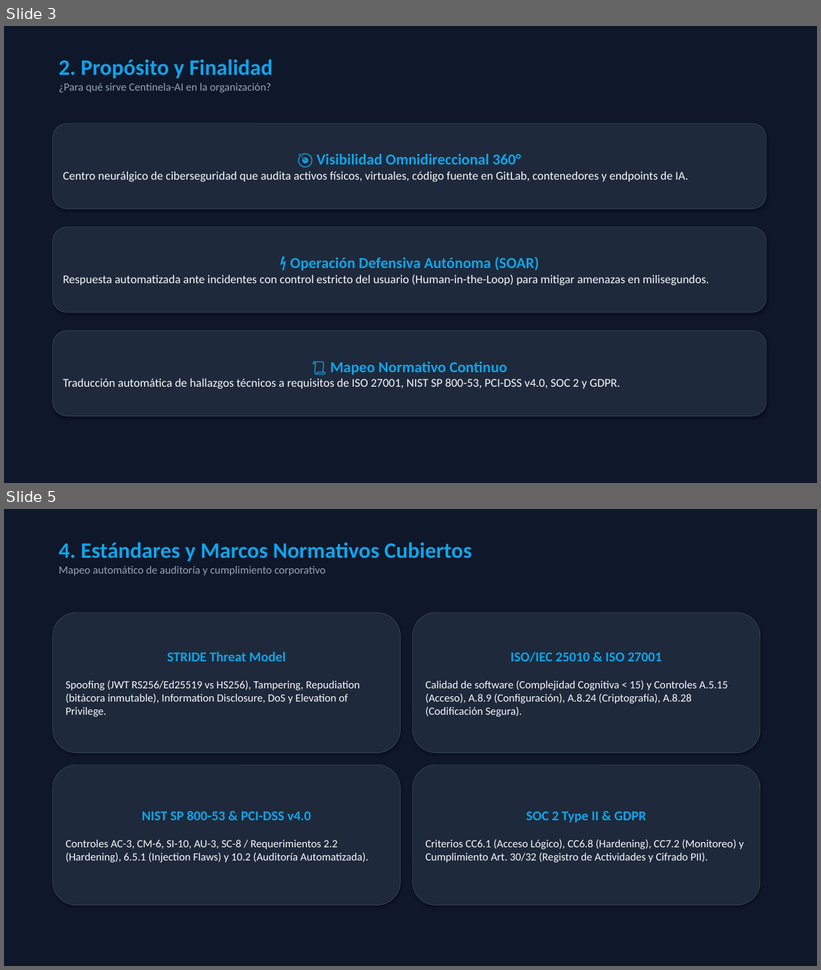
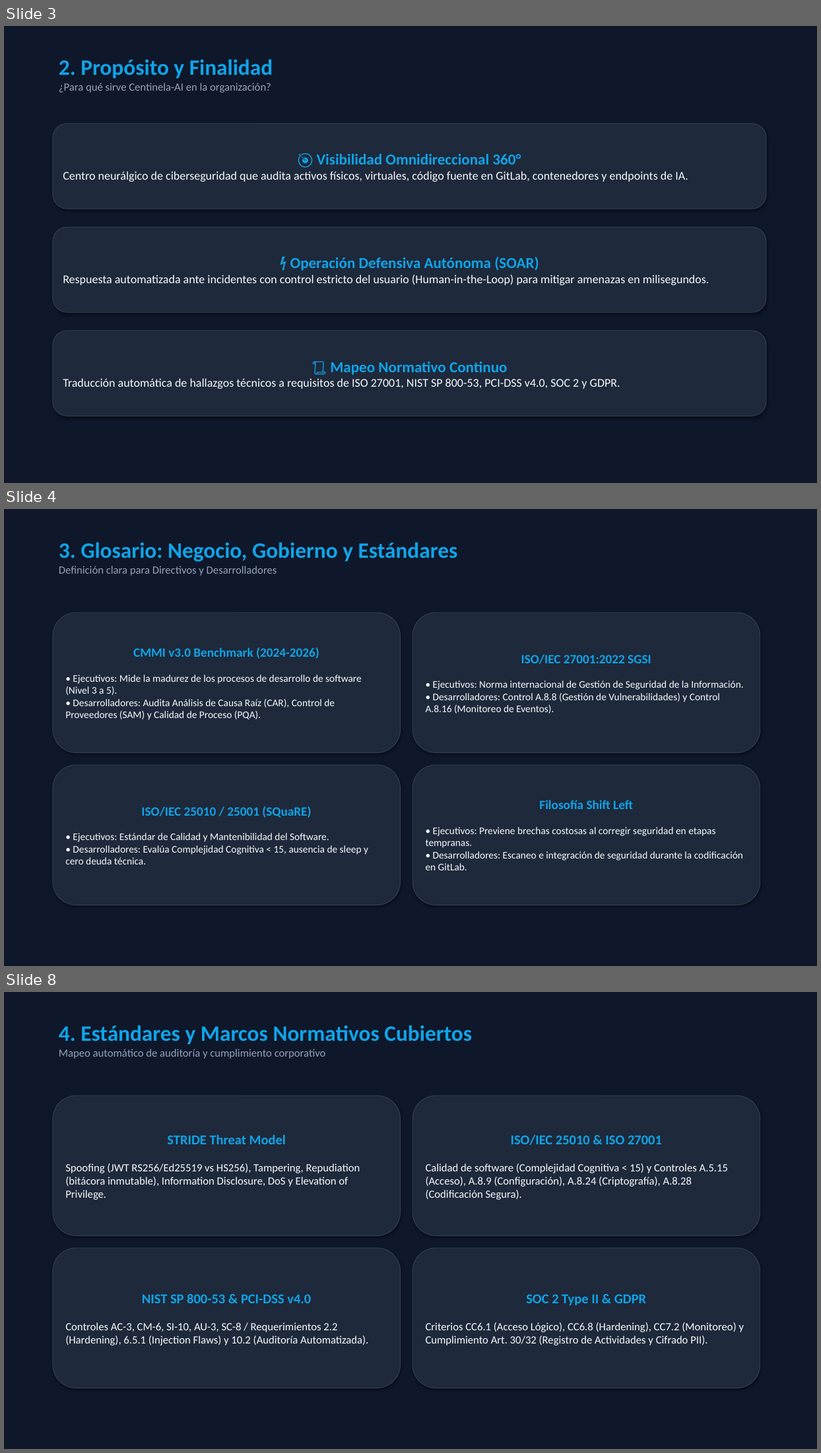
Before and after one commit to imarthe75/centinela-ai, a slide deck: Presentacion_Centinela_AI.pptx. Shown one above the other, each under a label of ours: slides 3 and 5 before the commit, slides 3, 4 and 8 after it; the slides between them are not shown. The pictures are 821x970 and 821x1453 pixels, drawn with LibreOffice and Linux fonts; fonts in the diff are those of the drawing. Boxes give left, top, right and bottom in pixels: in the first picture for what was removed or moved away, otherwise in the second. Text is boxed around its words. In the diff, an @@ line names an element or a change of style, - is before the commit and + after.

```diff
--- a/Presentacion_Centinela_AI.pptx
+++ b/Presentacion_Centinela_AI.pptx
@@ slide 4 added at (x1=4, y1=509, x2=817, y2=966), background #FFFFFF @@
@@ rectangle added at (x1=4, y1=509, x2=817, y2=966), fill #0F172A, outline #0F172A 0.75 pt @@
@@ text added at (x1=59, y1=542, x2=458, y2=576), 13 pt, text #94A3B8 @@
+3. Glosario: Negocio, Gobierno y Estándares
+Definición clara para Directivos y Desarrolladores
@@ rounded rectangle added at (x1=53, y1=613, x2=401, y2=753), fill #1E293B, outline #334155 0.75 pt, 12 pt, text #F8FAFC @@
+CMMI v3.0 Benchmark (2024-2026)
+• Ejecutivos: Mide la madurez de los procesos de desarrollo de software (Nivel 3 a 5).
+• Desarrolladores: Audita Análisis de Causa Raíz (CAR), Control de Proveedores (SAM) y Calidad de Proceso (PQA).
@@ rounded rectangle added at (x1=413, y1=613, x2=760, y2=753), fill #1E293B, outline #334155 0.75 pt, 12 pt, text #F8FAFC @@
+ISO/IEC 27001:2022 SGSI
+• Ejecutivos: Norma internacional de Gestión de Seguridad de la Información.
+• Desarrolladores: Control A.8.8 (Gestión de Vulnerabilidades) y Control A.8.16 (Monitoreo de Eventos).
@@ rounded rectangle added at (x1=53, y1=765, x2=401, y2=906), fill #1E293B, outline #334155 0.75 pt, 12 pt, text #F8FAFC @@
+ISO/IEC 25010 / 25001 (SQuaRE)
+• Ejecutivos: Estándar de Calidad y Mantenibilidad del Software.
+• Desarrolladores: Evalúa Complejidad Cognitiva < 15, ausencia de sleep y cero deuda técnica.
@@ rounded rectangle added at (x1=413, y1=765, x2=760, y2=906), fill #1E293B, outline #334155 0.75 pt, 12 pt, text #F8FAFC @@
+Filosofía Shift Left
+• Ejecutivos: Previene brechas costosas al corregir seguridad en etapas tempranas.
+• Desarrolladores: Escaneo e integración de seguridad durante la codificación en GitLab.
@@ what was slide 5 is now slide 8 @@
```
Also in this commit, not shown: 1 slide changed, 2 other slides added.
